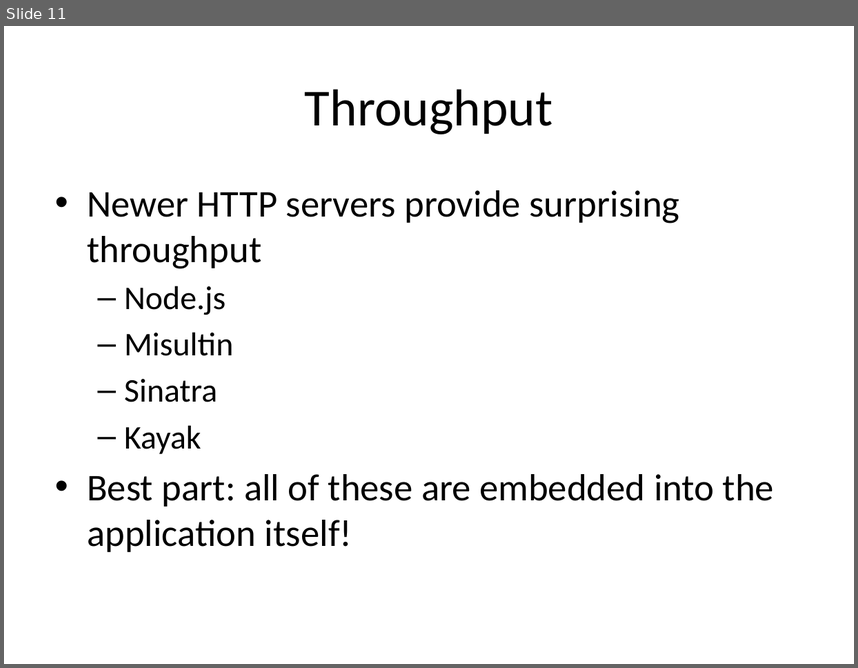
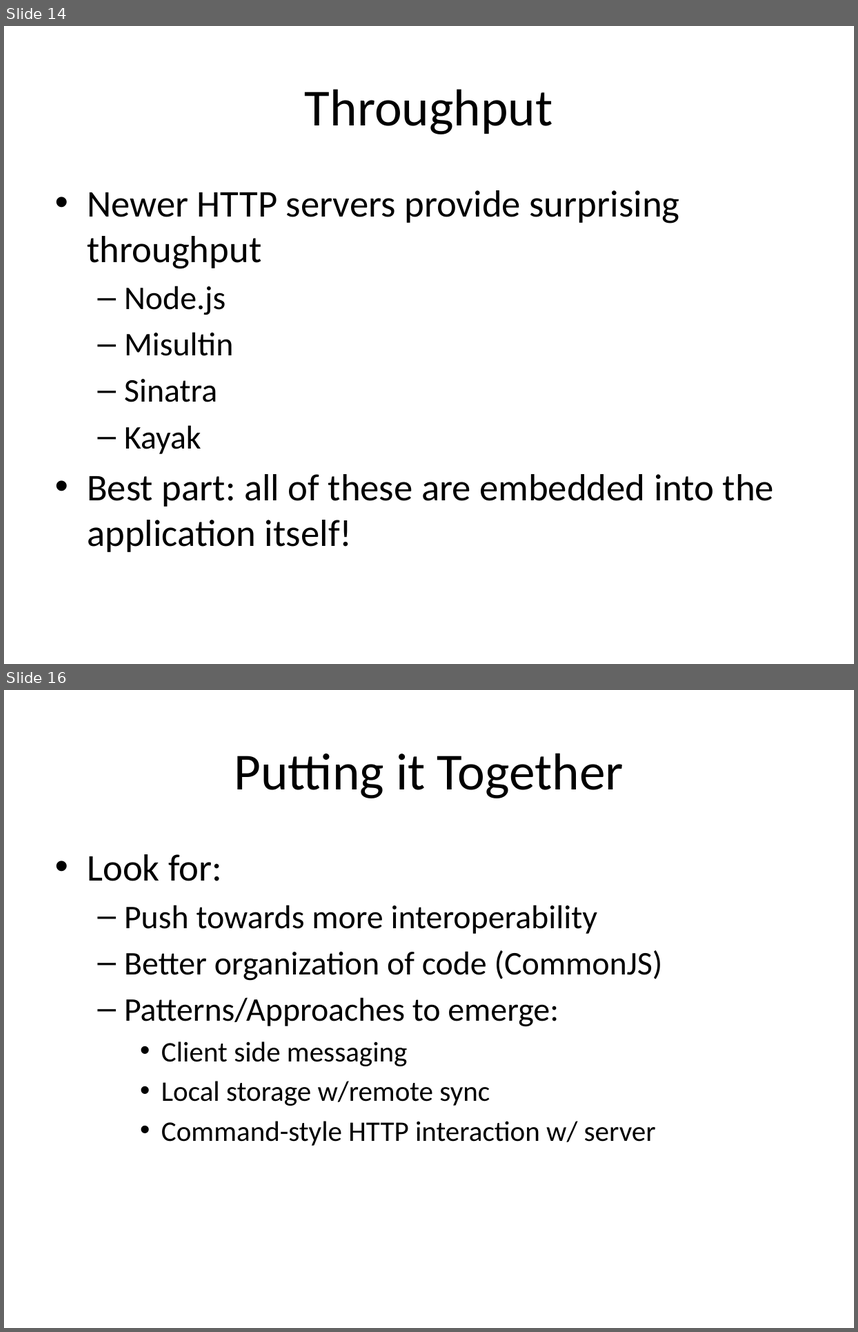
Before and after one commit to vaporworks/Devlink2011-REST-WebClient, a slide deck: PowerPoint/joint_talk_notes.pptx. Shown one above the other, each under a label of ours: slide 11 before the commit, slides 14 and 16 after it; the slides between them are not shown. The pictures are 858x668 and 858x1332 pixels, drawn with LibreOffice and Linux fonts; fonts in the diff are those of the drawing. Boxes give left, top, right and bottom in pixels: in the first picture for what was removed or moved away, otherwise in the second. Text is boxed around its words. In the diff, an @@ line names an element or a change of style, - is before the commit and + after.

```diff
--- a/PowerPoint/joint_talk_notes.pptx
+++ b/PowerPoint/joint_talk_notes.pptx
@@ slide 16 added at [4,690,854,1328], background #FFFFFF @@
@@ title added at [234,753,624,798], 44 pt, text #000000 @@
+Putting it Together
@@ text added at [87,854,663,1145], 28 pt, text #000000 @@
+• Look for:
+  – Push towards more interoperability
+  – Better organization of code (CommonJS)
+  – Patterns/Approaches to emerge:
+    • Client side messaging
+    • Local storage w/remote sync
+    • Command-style HTTP interaction w/ server
@@ what was slide 11 is now slide 14 @@
```
Also in this commit, not shown: 3 slides changed, 5 other slides added, 1 slide removed, 2 other files.
